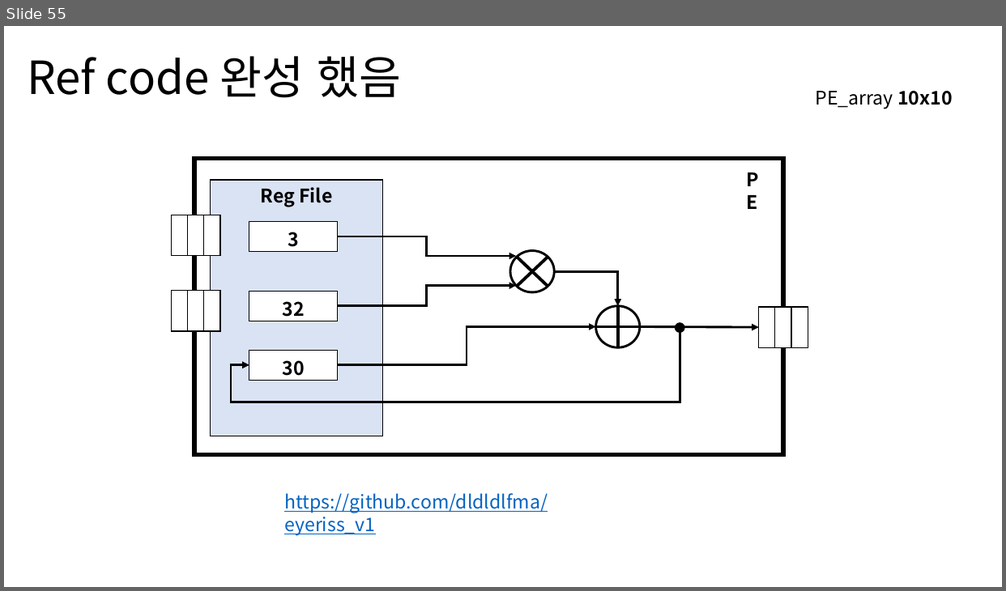
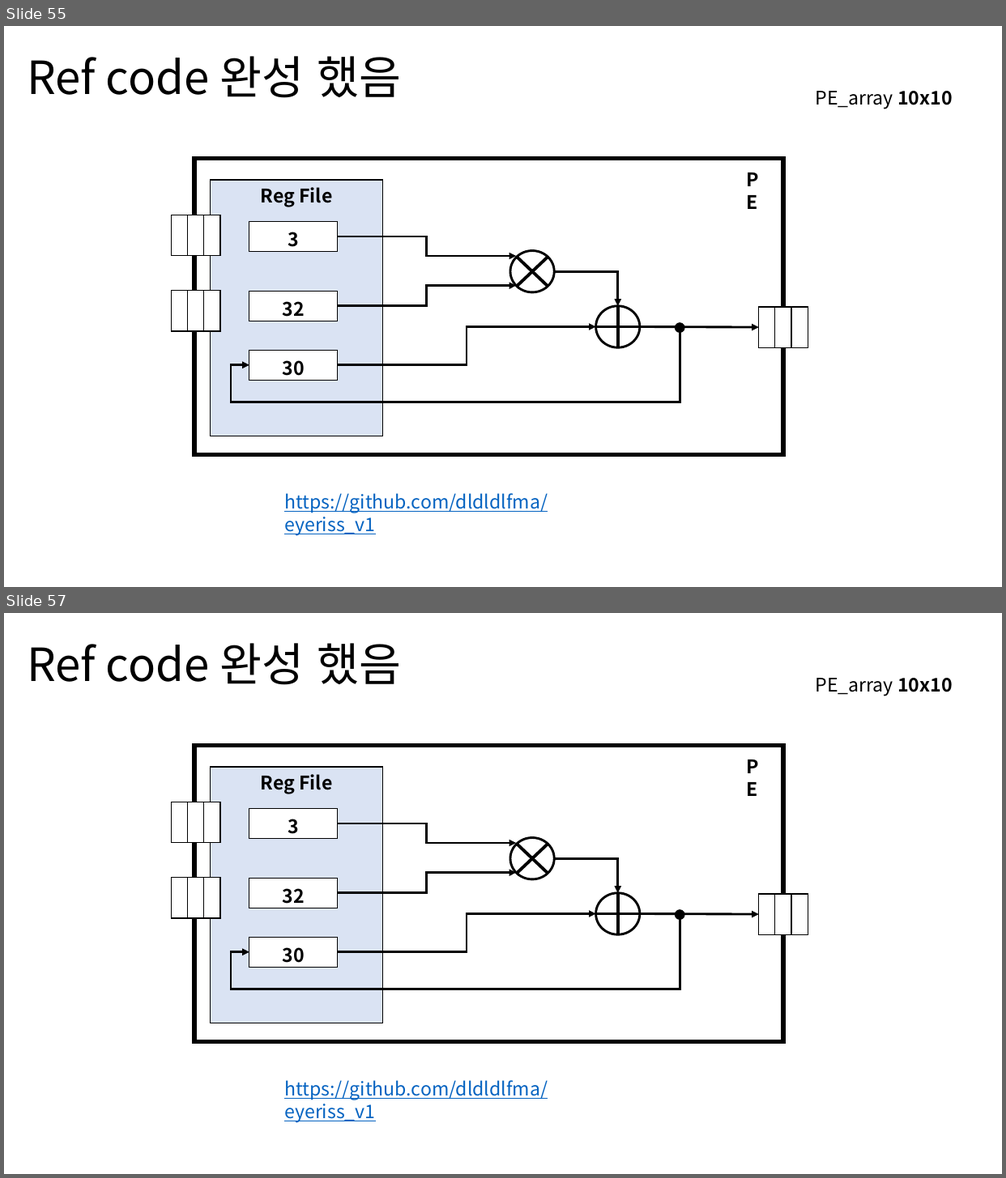
Before and after one commit to dldldlfma/ETRI-SW-SoC-base, a slide deck: eyeriss.pptx. Shown one above the other, each under a label of ours: slide 55 before the commit, slides 55 and 57 after it; the slides between them are not shown. The pictures are 1006x591 and 1006x1178 pixels, drawn with LibreOffice and Linux fonts; fonts in the diff are those of the drawing. Boxes give left, top, right and bottom in pixels: in the first picture for what was removed or moved away, otherwise in the second. Text is boxed around its words. In the diff, an @@ line names an element or a change of style, - is before the commit and + after.

Commit message:
add pe&multicast_ctrl base code
eyeriss v1의 Multicast Controller와 Processing Unit을 작성했습니다.
타이밍 문제가 있어서 수정이 필요합니다.

```diff
--- a/eyeriss.pptx
+++ b/eyeriss.pptx
@@ slide 57 added at [4,613,1002,1174], background #FFFFFF @@
@@ title added at [27,643,401,685], 44 pt, text #000000 @@
+Ref code 완성 했음
@@ text added at [816,678,952,696], 18 pt, text #000000 @@
+PE_array 10x10
@@ rectangle added at [194,746,783,1042], outline #000000 4.5 pt @@
@@ text added at [739,752,776,781], 18 pt, text #000000, bold @@
+PE
@@ rectangle added at [210,767,383,1024], fill #DAE3F3, outline #000000 1 pt, 18 pt, text #000000, bold @@
+Reg File
@@ rectangle added at [171,803,187,843], fill #FFFFFF, outline #000000 1 pt @@
@@ rectangle added at [187,803,204,843], fill #FFFFFF, outline #000000 1 pt @@
@@ rectangle added at [204,803,220,843], fill #FFFFFF, outline #000000 1 pt @@
@@ table added at [249,808,337,838], 1 rows, 1 columns @@
+3
@@ elbow arrow added from (337, 824) to (516, 843), #000000 2.25 pt @@
@@ ellipse added at [510,837,554,879], outline #000000 2.25 pt @@
@@ line added from (548, 845) to (517, 874), #000000 3 pt @@
@@ line added from (517, 845) to (548, 874), #000000 3 pt @@
@@ rectangle added at [171,878,187,918], fill #FFFFFF, outline #000000 1 pt @@
@@ rectangle added at [187,878,204,918], fill #FFFFFF, outline #000000 1 pt @@
@@ rectangle added at [204,878,220,918], fill #FFFFFF, outline #000000 1 pt @@
@@ table added at [249,878,337,908], 1 rows, 1 columns @@
+32
@@ elbow arrow added from (337, 893) to (516, 873), #000000 2.25 pt @@
@@ elbow arrow added from (554, 858) to (618, 893), #000000 2.25 pt @@
@@ ellipse added at [596,893,641,935], outline #000000 2.25 pt @@
@@ line added from (618, 893) to (618, 935), #000000 3 pt @@
@@ rectangle added at [759,895,775,935], fill #FFFFFF, outline #000000 1 pt @@
@@ rectangle added at [775,895,791,935], fill #FFFFFF, outline #000000 1 pt @@
@@ rectangle added at [791,895,808,935], fill #FFFFFF, outline #000000 1 pt @@
@@ elbow arrow added from (680, 920) to (249, 952), #000000 2.25 pt @@
@@ elbow arrow added from (337, 952) to (596, 914), #000000 2.25 pt @@
@@ line added from (596, 914) to (640, 914), #000000 3 pt @@
@@ arrow added from (640, 914) to (759, 914), #000000 2.25 pt @@
@@ ellipse added at [675,910,684,919], fill #000000, outline #000000 1 pt @@
@@ table added at [249,937,337,967], 1 rows, 1 columns @@
+30
@@ text added at [284,1080,548,1122], 18 pt, text #0563C1, underline @@
+https://github.com/dldldlfma/eyeriss_v1
```
Also in this commit, not shown: 4 other slides added, 5 other files.
